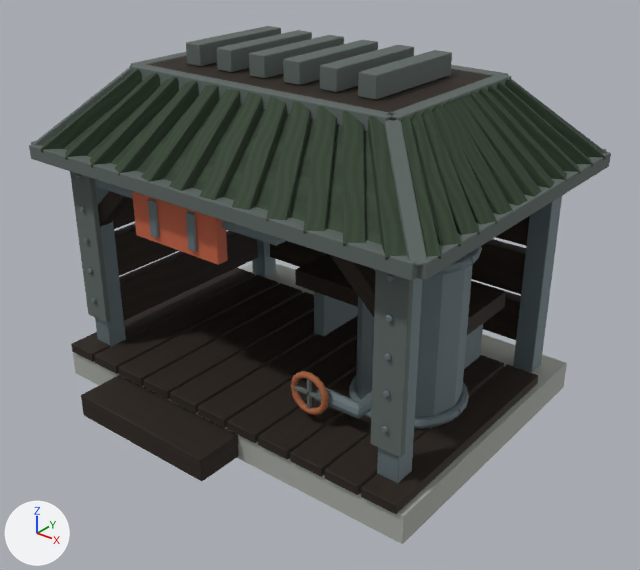
The glTF model art/fire-response/WardenStation_Ironteeth.glb as it was, and as the next commit left it.
Both versions are drawn from a 50 mm camera at (3.35, -4.15, 3.33) aimed at (0.16, -0.16, 0.86). The lights are fixed; the arrows at lower left show +X, +Y and +Z. The older version comes first. Where no turn or scale is listed for an object, it has been applied to the vertices.

In view in the first picture: 'Corner iron strap.001', 'Entry step', 'Foundation', 'Front platform board.003', 'Front platform board.005', 'Front platform board.010', 'Outlet', 'Reservoir band', 'Reservoir band.001', 'Roof cap', 'Roof iron edging', 'Roof sheathing', 'Side siding', 'Sign stripe', 'Sign stripe.001', 'Steel post', 'Steel post.001', 'Steel post.002', 'Steel post.003', 'Water reservoir' and 64 more.
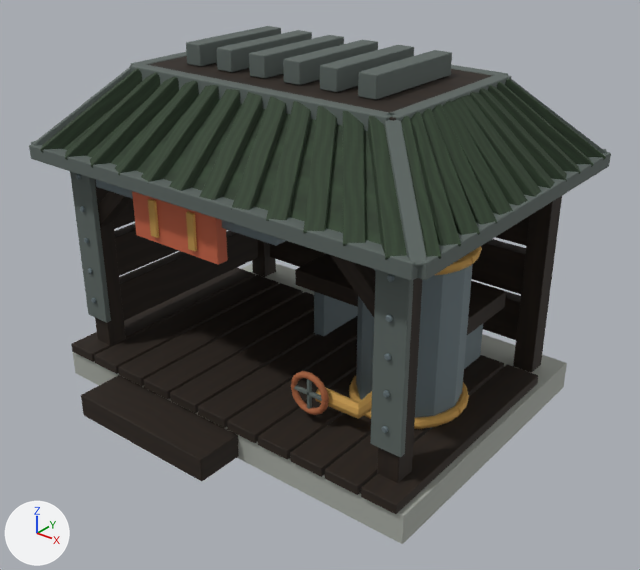
Patch to the scene script:
```diff
--- a/art/fire-response/WardenStation_Ironteeth.glb.py
+++ b/art/fire-response/WardenStation_Ironteeth.glb.py
@@ mat_brass @@
+mat_brass = principled_material('brass')
+mat_brass.base_color = (0.65, 0.39, 0.105)  # orange #d3a85b
+mat_brass.metallic = 0.55
+mat_brass.roughness = 0.7
@@ me_outlet @@
 me_outlet.from_pydata(...)  # 80 vertices, 156 faces; spans x 0.55..0.888, y -0.698..-0.46, z 0.392..0.488
-me_outlet.materials.append(mat_metal)  # grey #768489
+me_outlet.materials.append(mat_brass)  # orange #d3a85b
@@ me_reservoir_band @@
 me_reservoir_band.from_pydata(...)  # 414 vertices, 828 faces; spans x 0.467..1.213, y -0.493..0.253, z 0.267..0.333
-me_reservoir_band.materials.append(mat_metal)  # grey #768489
+me_reservoir_band.materials.append(mat_brass)  # orange #d3a85b
@@ me_reservoir_band_001 @@
 me_reservoir_band_001.from_pydata(...)  # 414 vertices, 828 faces; spans x 0.467..1.213, y -0.493..0.253, z 1.267..1.333
-me_reservoir_band_001.materials.append(mat_metal)  # grey #768489
+me_reservoir_band_001.materials.append(mat_brass)  # orange #d3a85b
@@ me_cube_129 @@
 me_cube_129.from_pydata(...)  # 24 vertices, 44 faces; spans x -0.03..0.03, y -0.01..0.01, z -0.115..0.115
-me_cube_129.materials.append(mat_metal)  # grey #768489
+me_cube_129.materials.append(mat_brass)  # orange #d3a85b
@@ me_cube_130 @@
 me_cube_130.from_pydata(...)  # 24 vertices, 44 faces; spans x -0.03..0.03, y -0.01..0.01, z -0.115..0.115
-me_cube_130.materials.append(mat_metal)  # grey #768489
+me_cube_130.materials.append(mat_brass)  # orange #d3a85b
@@ me_cube_097 @@
 me_cube_097.from_pydata(...)  # 24 vertices, 44 faces; spans x -0.07..0.07, y -0.07..0.07, z -0.85..0.85
-me_cube_097.materials.append(mat_metal)  # grey #768489
+me_cube_097.materials.append(mat_darkwood)  # picture img_wildfire_darkwood_grain
@@ me_cube_098 @@
 me_cube_098.from_pydata(...)  # 24 vertices, 44 faces; spans x -0.07..0.07, y -0.07..0.07, z -0.85..0.85
-me_cube_098.materials.append(mat_metal)  # grey #768489
+me_cube_098.materials.append(mat_darkwood)  # picture img_wildfire_darkwood_grain
@@ me_cube_099 @@
 me_cube_099.from_pydata(...)  # 24 vertices, 44 faces; spans x -0.07..0.07, y -0.07..0.07, z -0.85..0.85
-me_cube_099.materials.append(mat_metal)  # grey #768489
+me_cube_099.materials.append(mat_darkwood)  # picture img_wildfire_darkwood_grain
@@ me_cube_100 @@
 me_cube_100.from_pydata(...)  # 24 vertices, 44 faces; spans x -0.07..0.07, y -0.07..0.07, z -0.85..0.85
-me_cube_100.materials.append(mat_metal)  # grey #768489
+me_cube_100.materials.append(mat_darkwood)  # picture img_wildfire_darkwood_grain
```

Changed parts and their boxes (x1, y1, x2, y2) in the pictures (640 x 570 px):
'Steel post.003', recoloured (darker): (513, 196, 562, 373) in both
'Steel post.002', recoloured (grey to black): (377, 278, 422, 483) in both
'Steel post', recoloured (darker): (95, 184, 126, 347) in both
'Reservoir band', recoloured: (349, 376, 469, 429) in both
'Outlet', recoloured (grey to orange): (316, 387, 372, 419) in both
'Steel post.001', recoloured (darker): (252, 240, 276, 277) in both
'Reservoir band.001', recoloured (grey to orange): (435, 246, 482, 275) in both
'Sign stripe.001', recoloured (grey to orange): (186, 211, 197, 252) in both
'Sign stripe', recoloured (grey to orange): (148, 199, 159, 238) in both
